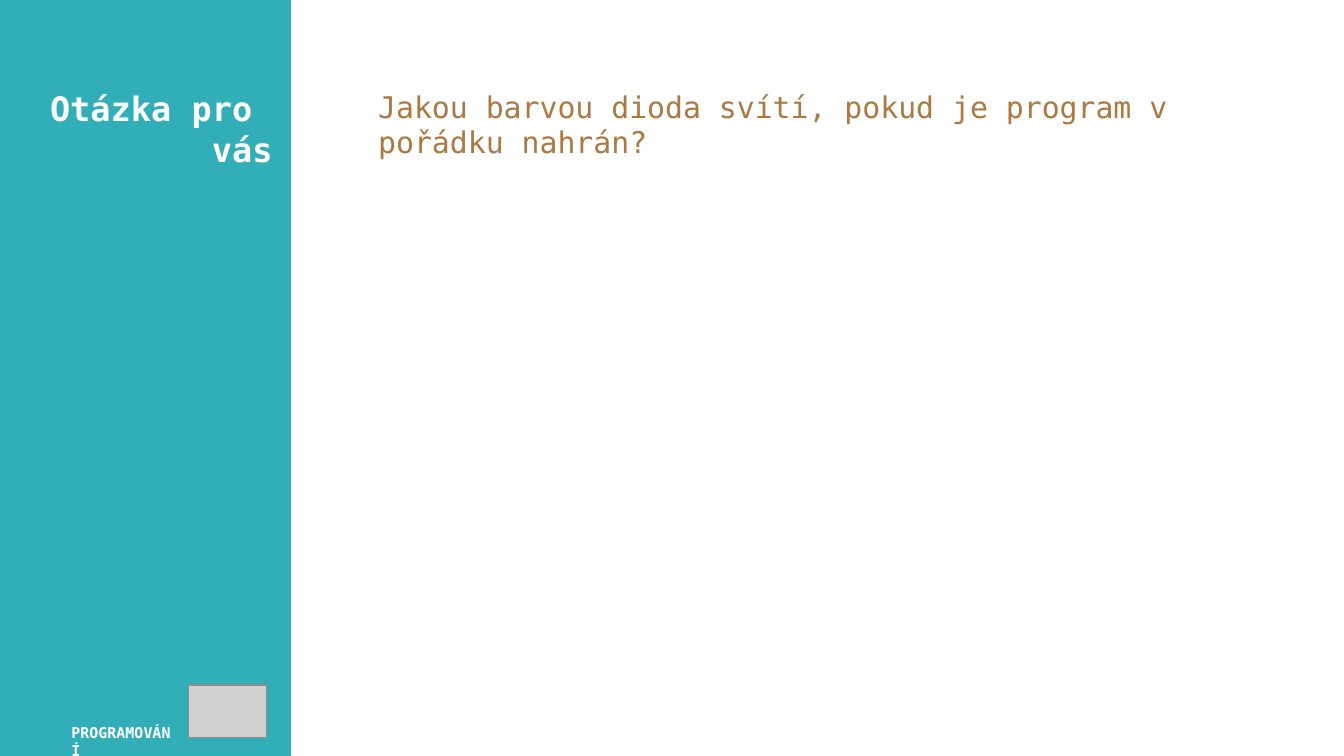
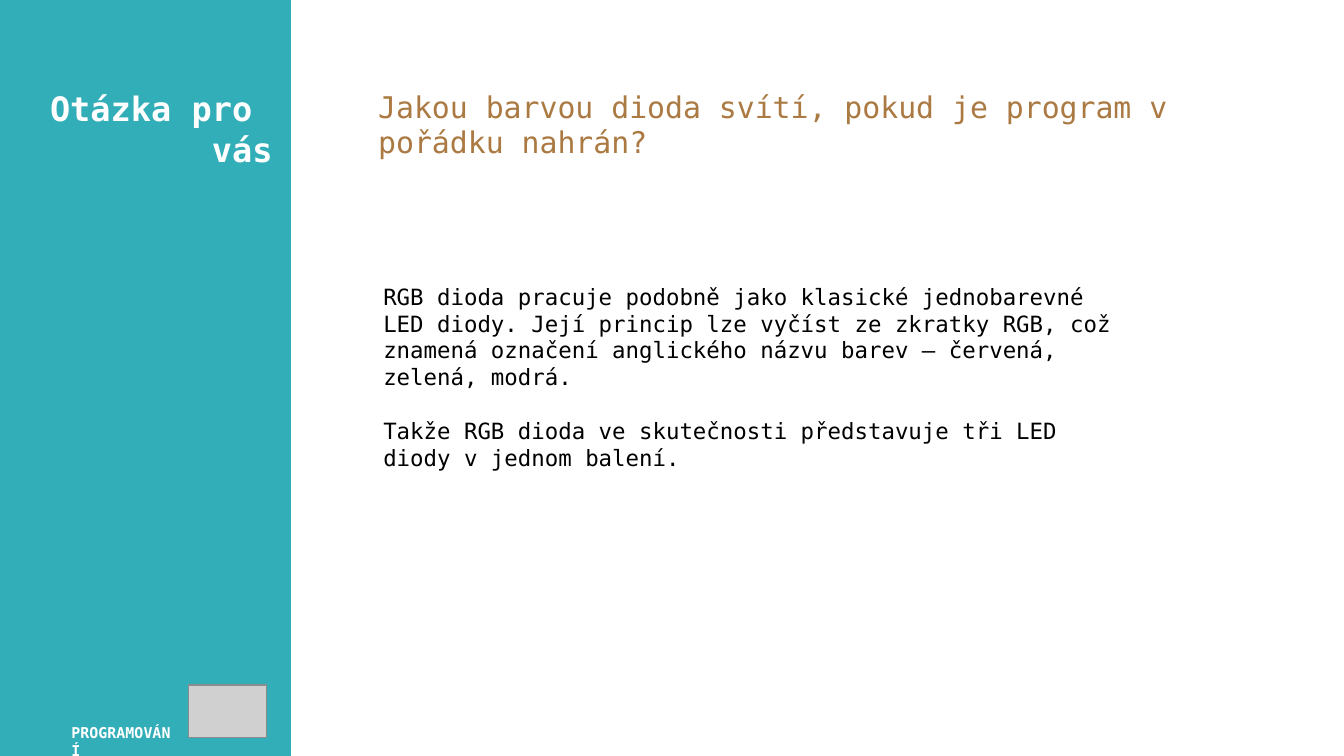
Before and after one commit to JanPrsala/PRIM, a slide deck: slide 7 of Experiments/Arduino/04_RGB_LED/ppt/01_rgb.pptx. Drawn at 1344x756 pixels with LibreOffice and Linux fonts; fonts in the diff are those of the drawing; grey boxes stand for pictures. Boxes give left, top, right and bottom in pixels: in the first picture for what was removed or moved away, otherwise in the second. Text is boxed around its words. In the diff, an @@ line names an element or a change of style, - is before the commit and + after.

```diff
--- a/Experiments/Arduino/04_RGB_LED/ppt/01_rgb.pptx
+++ b/Experiments/Arduino/04_RGB_LED/ppt/01_rgb.pptx
@@ text added at bbox=[383, 287, 1110, 471], 12 pt, text #000000 @@
+RGB dioda pracuje podobně jako klasické jednobarevné LED diody. Její princip lze vyčíst ze zkratky RGB, což znamená označení anglického názvu barev – červená, zelená, modrá.
+Takže RGB dioda ve skutečnosti představuje tři LED diody v jednom balení.
```
Also in this commit, not shown: 2 slides added, 27 other files.
